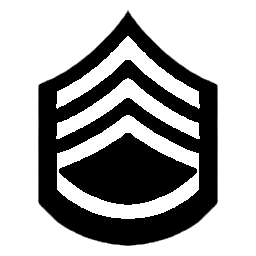
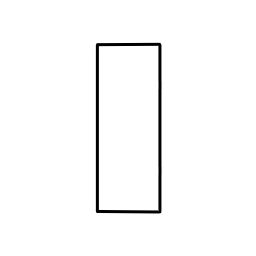
The second (256, 256) image is a revision of the first. Changes to its layers:
added layer "Слой 6 копия" above "Слой 6" over [97, 44, 160, 212]
hid "Слой 1" over [38, 10, 218, 246]
